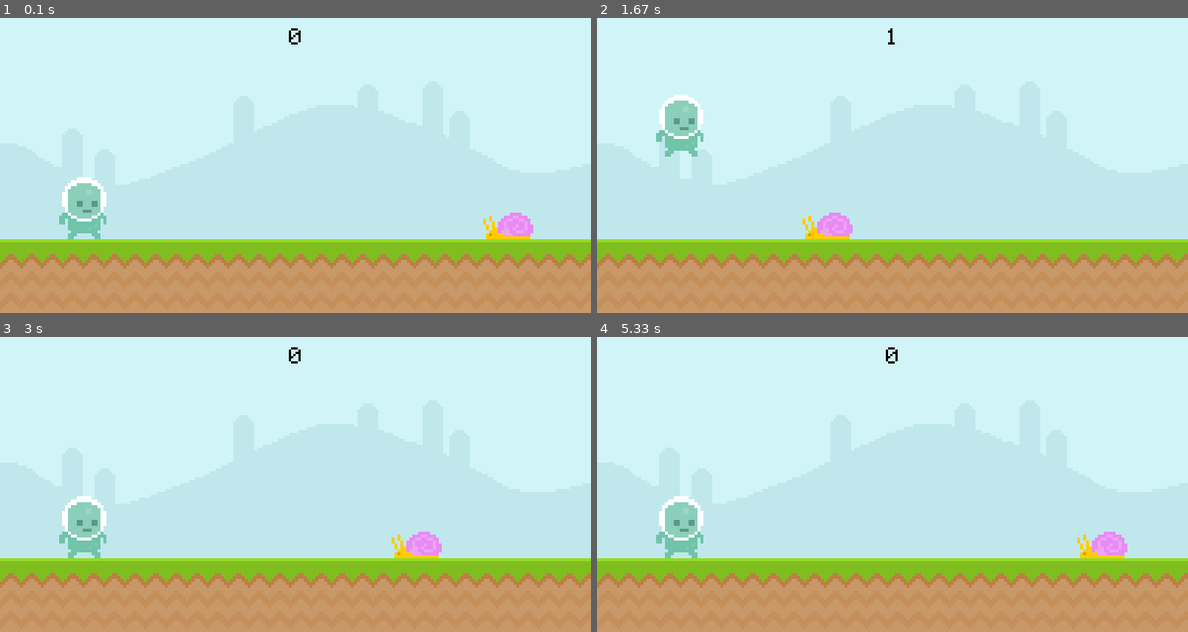
Above: before the commit, frames 1-4 (two rows, left to right).
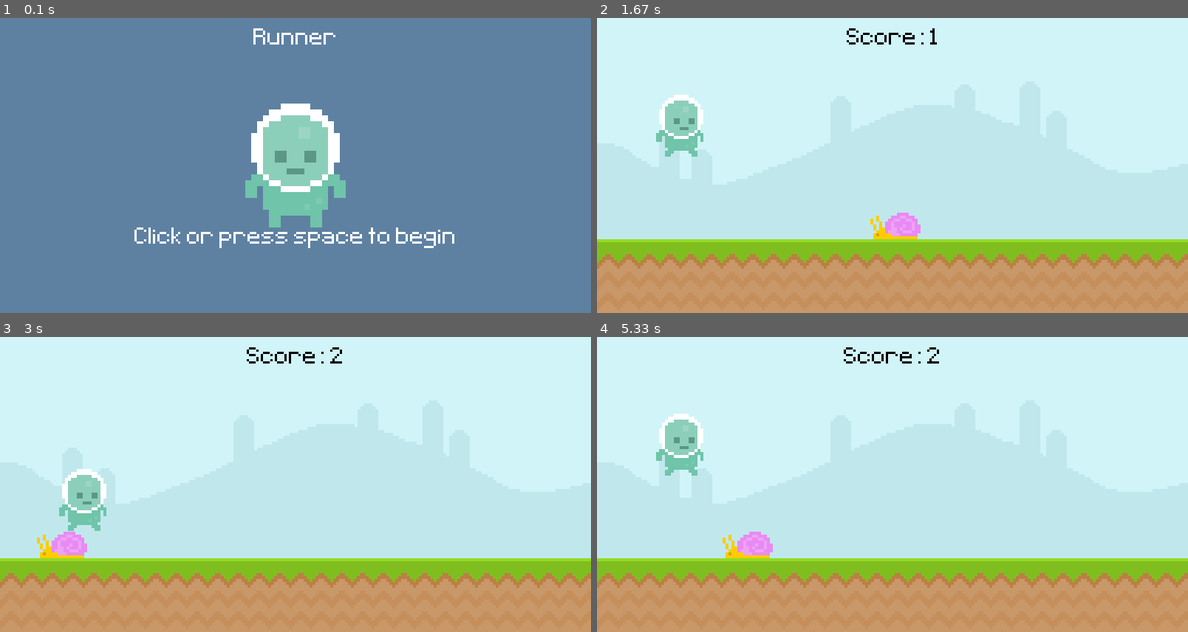
Above: after the commit, the same moments.

Repository: Kntobor/TheUltimateIntroToPygame
Game: pygame game, started from main.py
Same seed, same stepped clock (60 frames per second), same inputs: the game is played once before the commit and once after it.
Inputs (mouse positions are in pixels of both pictures, inside the frame that each line leads up to):
- Up to frame 1 (0.1 s): no input
- Up to frame 2 (1.67 s): click (892, 165) at 0.38 s; click (892, 183) at 0.72 s; click (1111, 268) at 1.55 s
- Up to frame 3 (3 s): click (265, 561) at 2.38 s
- Up to frame 4 (5.33 s): click (809, 422) at 3.22 s; click (1046, 457) at 3.55 s; click (1016, 431) at 4.38 s; click (916, 472) at 5.22 s

The runs differ from the first frame. In frame 1, 100% of the frame differs, in the area x 0-100%, y 0-100%; in frame 2, 1.3%; in frame 3, 3.0%; in frame 4, 3.9%.

Commit message:
Added menu screen and some extra comments to define regions

Diff:
--- a/main.py
+++ b/main.py
@@ -1,31 +1,53 @@
 import pygame
 from sys import exit
+round = 1
 
+# Score system
+currentTime = 0
 def displayScore():
-    currentTime = int((pygame.time.get_ticks() - timeSpent )/ 1000)
-    scoreSurface = font.render(f'{currentTime}', False, 'black')
+    global currentTime
+    if gameOver == False:
+        currentTime = int((pygame.time.get_ticks() - timeSpent )/ 1000)
+        scoreSurface = font.render(f'Score: {currentTime}', False, 'black')
+    elif gameOver == True:
+        scoreSurface = font.render(f'Score: {currentTime}', False, 'white')
     scoreRect = scoreSurface.get_rect(center = (400, 30))
     screen.blit(scoreSurface, scoreRect)
 timeSpent = 0
 
+#PyGame setup
 pygame.init()
 screen = pygame.display.set_mode((800, 400))
 pygame.display.set_caption('Runner')
 clock = pygame.time.Clock()
-gameOver = False
+gameOver = True
 font = pygame.font.Font('font\Pixeltype.ttf', 50)
 
+# Background assets
 skySurface = pygame.image.load('graphics\Sky.png').convert()
 groundSurface = pygame.image.load('graphics\ground.png').convert()
 
+# Enemies
 snailSurface = pygame.image.load('graphics\snail\snail1.png').convert_alpha()
 snailRect = snailSurface.get_rect(bottom = 300, right = 750)
 
+# Player
 playerSurface = pygame.image.load('graphics\Player\player_walk_1.png')
 playerRect = playerSurface.get_rect(bottom = 300, left = 80)
 playerGravity = 0
 
+# Menu Screen
+menuCharacterSurface = pygame.image.load('graphics\Player\player_stand.png').convert_alpha()
+menuCharacterSurface = pygame.transform.scale(menuCharacterSurface, (136, 168))
+menuCharacterRect = menuCharacterSurface.get_rect(center = (400, 200))
+titleTextSurface = font.render('Runner', False, 'white')
+titleTextRect = titleTextSurface.get_rect(center = (400, 30))
+tutorialTextSurface = font.render('Click or press space to begin', False, 'white')
+tutorialTextRect = tutorialTextSurface.get_rect(center = (400, 300))
+
+# Game Loop
 while True:
+    # Event Checker
     for event in pygame.event.get():
         if event.type == pygame.QUIT:
                 pygame.quit()
@@ -48,6 +70,7 @@
                     snailRect.right = 750
                     timeSpent = pygame.time.get_ticks
                     gameOver = False
+
     if gameOver == False:
         screen.blit(skySurface, (0, 0))
         screen.blit(groundSurface, (0, 300))
@@ -65,9 +88,16 @@
         screen.blit(playerSurface, playerRect)
 
         if playerRect.colliderect(snailRect):
+            round += 1
             gameOver = True
     elif gameOver == True:
-        screen.fill('blue')
+        screen.fill((94, 129, 162))
+        screen.blit(menuCharacterSurface, menuCharacterRect)
+        if round != 1:
+            displayScore()
+        elif round == 1:
+            screen.blit(titleTextSurface, titleTextRect)
+        screen.blit(tutorialTextSurface, tutorialTextRect)
 
     pygame.display.update()
     clock.tick(60)
